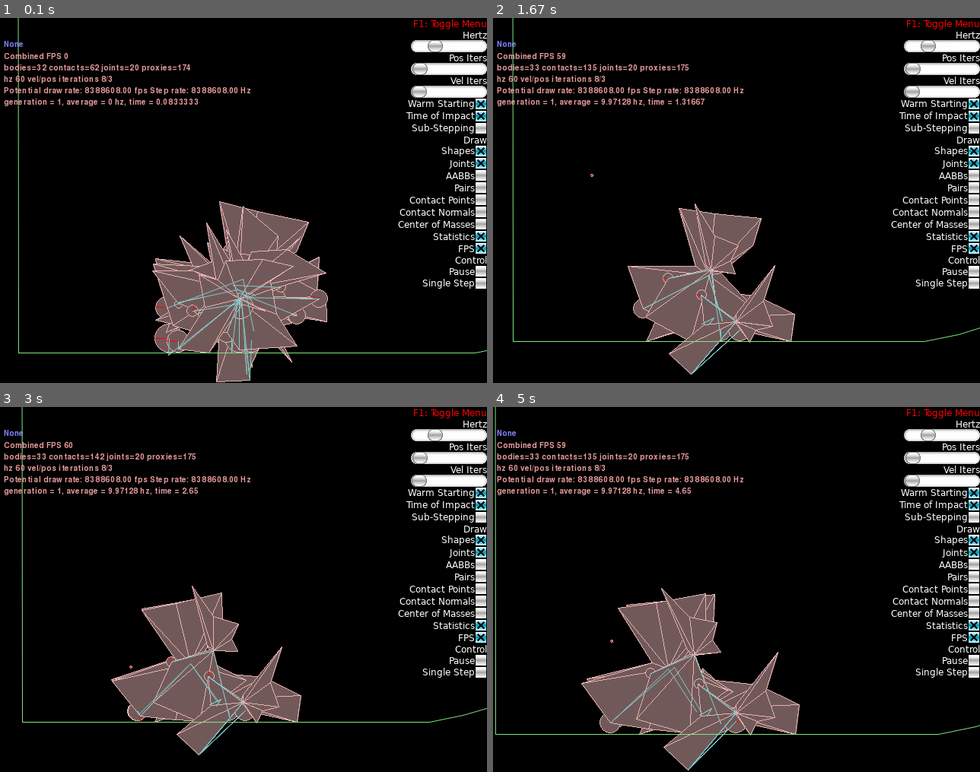
Above: before the commit, frames 1-4 (two rows, left to right).
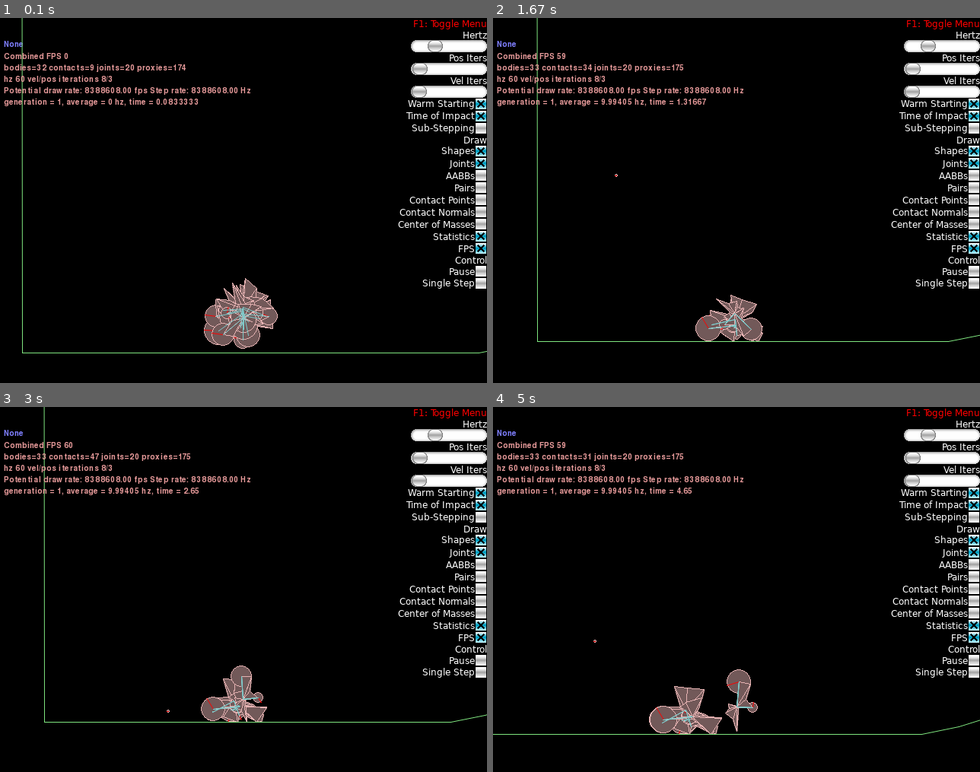
Above: after the commit, the same moments.

Repository: Arton1/BestCarAlgorithm
Game: pygame game, started from solution/car_algorithm.py
The game is run twice, just before and just after one commit, with the same random seed, the same clock (stepped at 60 frames per second) and the same inputs.
Inputs:
- Up to frame 1 (0.1 s): no input
- Up to frame 2 (1.67 s): tap C at 0.33 s; click "None" at 0.72 s; hold Right 1-1.47 s; tap Space at 1.07, 1.37, 1.62 s; tap X at 1.15 s; hold Up from 1.55 s (still down)
- Up to frame 3 (3 s): release Up at 1.85 s; hold Right 1.88-2.35 s; tap Space at 1.95, 2.25, 2.45, 2.75 s; tap Z at 2.03 s; hold Left 2.38-2.92 s; tap X at 2.53 s; hold Down from 2.95 s (still down)
- Up to frame 4 (5 s): tap Space at 3.02, 3.35, 3.65, 3.78, 4.18, 4.48, 4.85 s; release Down at 3.25 s; hold Left 3.28-3.68 s; tap Z at 3.43, 4.93 s; hold Up 3.72-4.08 s; tap X at 3.87 s; hold Right 4.12-4.75 s; hold Down from 4.78 s (still down)

The runs differ from the first frame. In frame 1, 11% of the frame differs, in the area x 3-100%, y 0-100%; in frame 2, 8.1%; in frame 3, 8.5%; in frame 4, 10%.

Commit message:
fixed chassis, lowered spawn point, added restitution

Diff:
--- a/solution/average.txt
+++ b/solution/average.txt
@@ -1,3 +1,6 @@
-15.0732
-10.6309
-9.01567
+11.2242
+14.0364
+17.546
+23.582
+27.2111
+24.1497
--- a/solution/evolutional_algorithm/genotype.py
+++ b/solution/evolutional_algorithm/genotype.py
@@ -14,7 +14,7 @@
             intervals.append(intervals[-1] + 360 / Genotype.AMOUNT_OF_VERTICES)
         vectors = []
         for i in range(0, Genotype.AMOUNT_OF_VERTICES):
-            vectors.append((uniform(intervals[i], intervals[i + 1]) * 3.14 / 180, uniform(0.1, Genotype.AMOUNT_OF_VERTICES)))
+            vectors.append((uniform(intervals[i], intervals[i + 1]) * 3.14 / 180, uniform(0.1, 4)))
         wheel_vertices = []
         wheel_vertices.append(randint(Genotype.AMOUNT_OF_VERTICES/2, Genotype.AMOUNT_OF_VERTICES-1))
         while(True):
@@ -98,7 +98,7 @@
             indexes = sample(range(amount_of_genes), self._MUTATION_POINTS_AMOUNT)
             for index in indexes:
                 if index < len(self._vectors):
-                    self._vectors[index] = (uniform(2*pi/self.AMOUNT_OF_VERTICES*(index), 2*pi/self.AMOUNT_OF_VERTICES*(index+1)), uniform(0.1, self.AMOUNT_OF_VERTICES))
+                    self._vectors[index] = (uniform(2*pi/self.AMOUNT_OF_VERTICES*(index), 2*pi/self.AMOUNT_OF_VERTICES*(index+1)), uniform(0.1, 4))
                 elif index < len(self._vectors) + len(self._wheel_vertices):
                     index -= len(self._vectors)
                     while(True):
--- a/solution/models/car.py
+++ b/solution/models/car.py
@@ -18,14 +18,17 @@
     wheels = []
     springs = []
     wheel_radius, wheel_speed, wheel_friction, engine_torque = genotype._wheel_properties
+
+    y_offset = 0
     for x, y in genotype._vectors:
+        y_offset = max(y_offset, abs(math.sin(x)*y))
         points.append((math.cos(x) * y, math.sin(x) * y))
 
-    y_offset += max(wheel_radius[0], wheel_radius[1])
+    y_offset += max(wheel_radius[0], wheel_radius[1]) + 0.5
     chassis = world.CreateDynamicBody(position=(x_offset, y_offset), userData="car_chassis")
     for index in range(Genotype.AMOUNT_OF_VERTICES):
         chassis.CreatePolygonFixture(vertices=[(0, 0), points[index % Genotype.AMOUNT_OF_VERTICES], points[(index + 1) % Genotype.AMOUNT_OF_VERTICES]], groupIndex=-1,
-                                     density=50,
+                                     density=50, restitution = 0
                                     )
 
     # x_offset, y_offset = offset
@@ -37,7 +40,8 @@
                 shape=b2CircleShape(radius=wheel_radius[i]),
                 density=1,
                 groupIndex=-1,
-                friction=wheel_friction[i]
+                friction=wheel_friction[i],
+                restitution = 0
             ),
             userData="car_wheel"
         )
